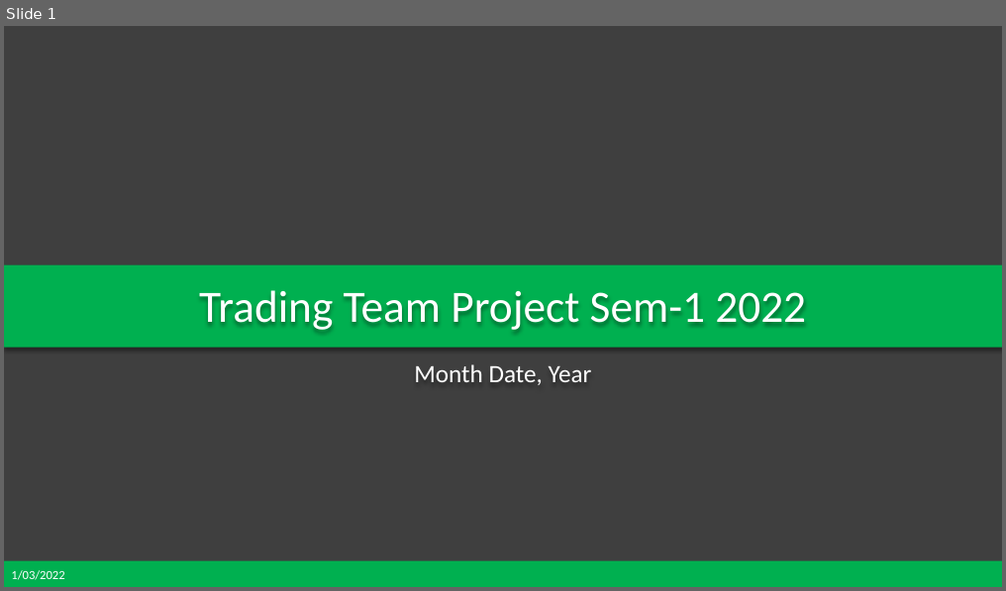
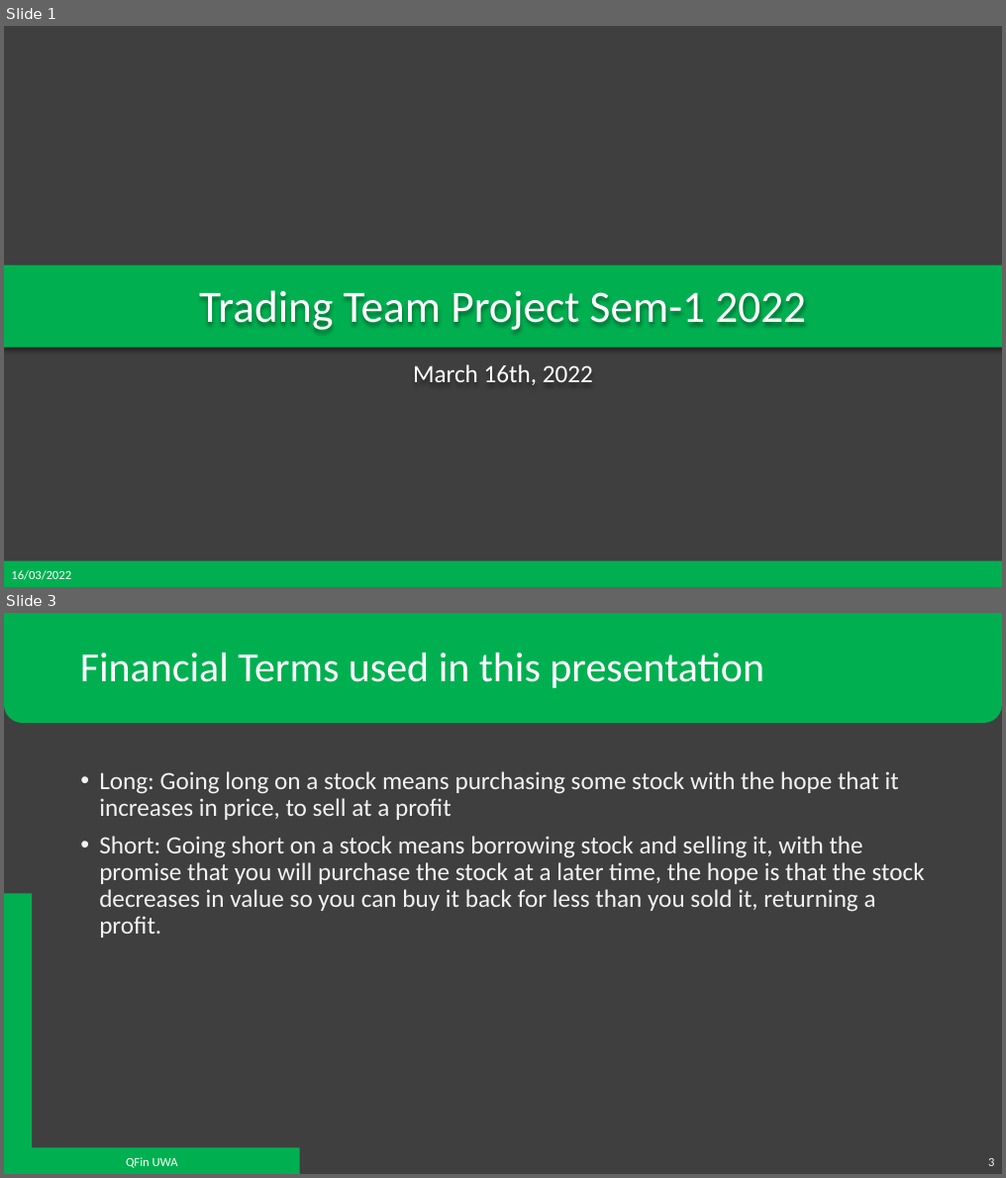
Before and after one commit to QFinUWA/Mean-Reversion-Trading-Team-Project-Semester-1-2022, a slide deck: Mean Reversion - Project Semester 1 2022.pptx. Shown one above the other, each under a label of ours: slide 1 before the commit, slides 1 and 3 after it; the slides between them are not shown. The pictures are 1006x591 and 1006x1178 pixels, drawn with LibreOffice and Linux fonts; fonts in the diff are those of the drawing; background and template pictures are left out. Boxes give left, top, right and bottom in pixels: in the first picture for what was removed or moved away, otherwise in the second. Text is boxed around its words. In the diff, an @@ line names an element or a change of style, - is before the commit and + after.

```diff
--- a/Mean Reversion - Project Semester 1 2022.pptx
+++ b/Mean Reversion - Project Semester 1 2022.pptx
@@ slide 3 added at <box>4,613,1002,1174</box>, background #3F3F3F @@
@@ round same rect added at <box>4,613,1002,723</box>, fill #00B050 @@
@@ title added at <box>80,653,764,688</box>, 40 pt, text #FFFFFF @@
+Financial Terms used in this presentation
@@ text added at <box>99,771,925,938</box>, 24 pt, text #F2F2F2 @@
+• Long: Going long on a stock means purchasing some stock with the hope that it increases in price, to sell at a profit
+• Short: Going short on a stock means borrowing stock and selling it, with the promise that you will purchase the stock at a later time, the hope is that the stock decreases in value so you can buy it back for less than you sold it, returning a profit.
@@ corner added at <box>4,894,300,1174</box>, fill #00B050 @@
@@ text added at <box>126,1157,178,1168</box>, 12 pt, text #FFFFFF @@
+QFin UWA
@@ page number added at <box>988,1158,994,1166</box>, 12 pt, text #F2F2F2 @@
+3
@@ slide 1 changed as well @@
@@ subtitle at <box>413,365,593,385</box>: text changed @@
-Month Date, Year
+March 16th, 2022
@@ text at <box>11,570,71,580</box>: text changed @@
-1/03/2022
+16/03/2022
```
Also in this commit, not shown: 3 other slides changed, 6 other slides added, 2 slides removed.
